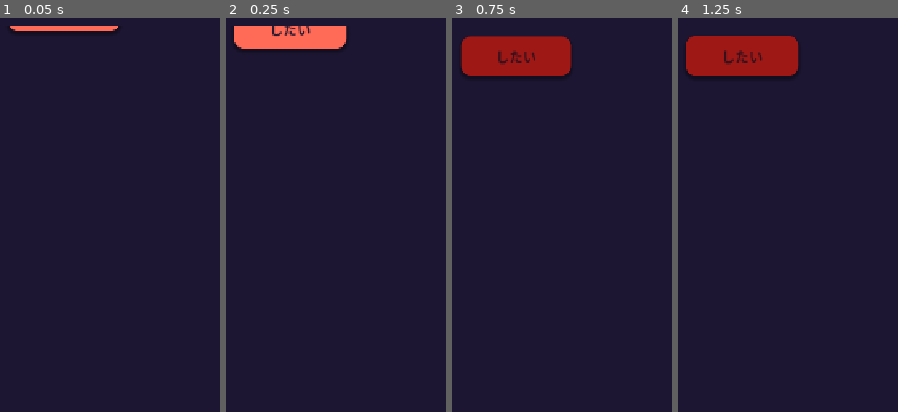
Above: before the commit, frames 1-4 (left to right).
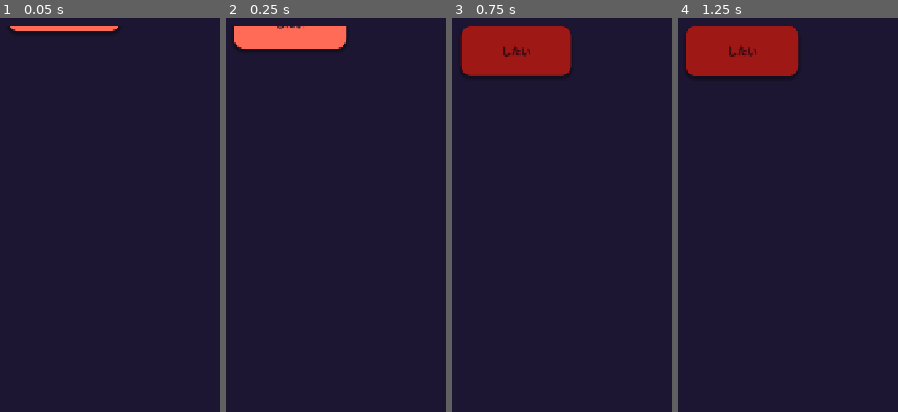
Above: after the commit, the same moments.

Repository: g-bourachot/Kotoba-Rush
Game: Godot game, scene res://scenes/Chute.tscn
The game is run twice, just before and just after one commit, with the same random seed, the same clock (stepped at 60 frames per second) and the same inputs. This scene is started directly instead of the project's main scene.
Inputs:
- Up to frame 1 (0.05 s): no input
- Up to frame 2 (0.25 s): no input
- Up to frame 3 (0.75 s): click "したい" at 0.5 s
- Up to frame 4 (1.25 s): no input
The pictures show only the part of the screen within x 4-54%, y 17-67%; the shares and areas given below are measured in that part.

Frame 1 is identical in both runs. In frame 2, 0.3% of the frame differs, in the area x 20-39%, y 2-5%; in frame 3, 1.7%, in the area x 3-55%, y 2-15%; in frame 4, 1.6%.

Commit message:
Fix truncated card text in Paires mémoire and Chute
Button.text never wraps, so long French translations were cut with
"...". New UITheme.wrap_button_text() overlays a wrapping Label on
the button instead (clicks still pass through). Applied to memory
cards and falling items; also bumped Chute's item height slightly
to give wrapped text more room.

Co-Authored-By: Claude Sonnet 5 <noreply@anthropic.com>

Diff:
--- a/autoloads/UITheme.gd
+++ b/autoloads/UITheme.gd
@@ -72,3 +72,24 @@
 	sb.corner_radius_top_right = radius
 	sb.corner_radius_bottom_left = radius
 	sb.corner_radius_bottom_right = radius
+
+
+# Boutons créés dynamiquement (cartes mémoire, éléments qui tombent) :
+# le texte natif d'un Button ne passe jamais à la ligne et se fait
+# tronquer ("...") sur les traductions longues. On vide le texte du
+# bouton et on superpose un Label qui, lui, retourne bien à la ligne.
+# mouse_filter=IGNORE laisse les clics passer à travers vers le bouton.
+func wrap_button_text(btn: Button, font_size: int = 18) -> Label:
+	btn.text = ""
+	btn.clip_text = true
+
+	var label := Label.new()
+	label.horizontal_alignment = HORIZONTAL_ALIGNMENT_CENTER
+	label.vertical_alignment = VERTICAL_ALIGNMENT_CENTER
+	label.autowrap_mode = TextServer.AUTOWRAP_WORD_SMART
+	label.mouse_filter = Control.MOUSE_FILTER_IGNORE
+	label.set_anchors_preset(Control.PRESET_FULL_RECT)
+	label.add_theme_font_size_override("font_size", font_size)
+	label.add_theme_color_override("font_color", COLOR_BUTTON_TEXT)
+	btn.add_child(label)
+	return label
--- a/scenes/Chute.gd
+++ b/scenes/Chute.gd
@@ -12,7 +12,7 @@
 const GAME_ID := "chute"
 const FALL_ITEMS_COUNT := 3
 const FALL_SPEED := 140.0
-const ITEM_SIZE := Vector2(180, 64)
+const ITEM_SIZE := Vector2(180, 80)
 const STAGGER_OFFSET := 220.0
 const ROUND_END_DELAY := 0.7
 
@@ -92,11 +92,9 @@
 		var word: Dictionary = entry["word"]
 
 		var btn := Button.new()
-		btn.text = word.get(field, "")
 		btn.custom_minimum_size = ITEM_SIZE
 		btn.size = ITEM_SIZE
-		btn.clip_text = true
-		btn.text_overrun_behavior = TextServer.OVERRUN_TRIM_ELLIPSIS
+		UITheme.wrap_button_text(btn, 16).text = word.get(field, "")
 
 		var x: float = lane_width * i + (lane_width - ITEM_SIZE.x) / 2.0
 		var start_y: float = -(ITEM_SIZE.y + i * STAGGER_OFFSET)
--- a/scenes/MemoryMatch.gd
+++ b/scenes/MemoryMatch.gd
@@ -30,6 +30,7 @@
 var pair_count: int = 6
 
 var card_buttons: Array[Button] = []
+var card_labels: Array[Label] = []
 var card_word_id: Array = []
 var card_is_kanji: Array[bool] = []
 var card_matched: Array[bool] = []
@@ -88,6 +89,7 @@
 	for child in grid.get_children():
 		child.queue_free()
 	card_buttons.clear()
+	card_labels.clear()
 	card_word_id.clear()
 	card_is_kanji.clear()
 	card_matched.clear()
@@ -113,13 +115,13 @@
 
 		var btn := Button.new()
 		btn.custom_minimum_size = CARD_SIZE
-		btn.text = "?"
-		btn.clip_text = true
-		btn.text_overrun_behavior = TextServer.OVERRUN_TRIM_ELLIPSIS
-		btn.add_theme_font_size_override("font_size", 20)
 		btn.modulate = UITheme.COLOR_ACCENT_ALT
 		grid.add_child(btn)
 		card_buttons.append(btn)
+
+		var label: Label = UITheme.wrap_button_text(btn, 18)
+		label.text = "?"
+		card_labels.append(label)
 
 		var idx: int = card_buttons.size() - 1
 		btn.pressed.connect(_on_card_pressed.bind(idx))
@@ -141,7 +143,7 @@
 
 
 func _flip_card(idx: int, face_up: bool) -> void:
-	card_buttons[idx].text = card_text[idx] if face_up else "?"
+	card_labels[idx].text = card_text[idx] if face_up else "?"
 	card_buttons[idx].modulate = Color(1, 1, 1) if face_up else UITheme.COLOR_ACCENT_ALT
 	FX.punch_scale(card_buttons[idx], 1.15)
 
